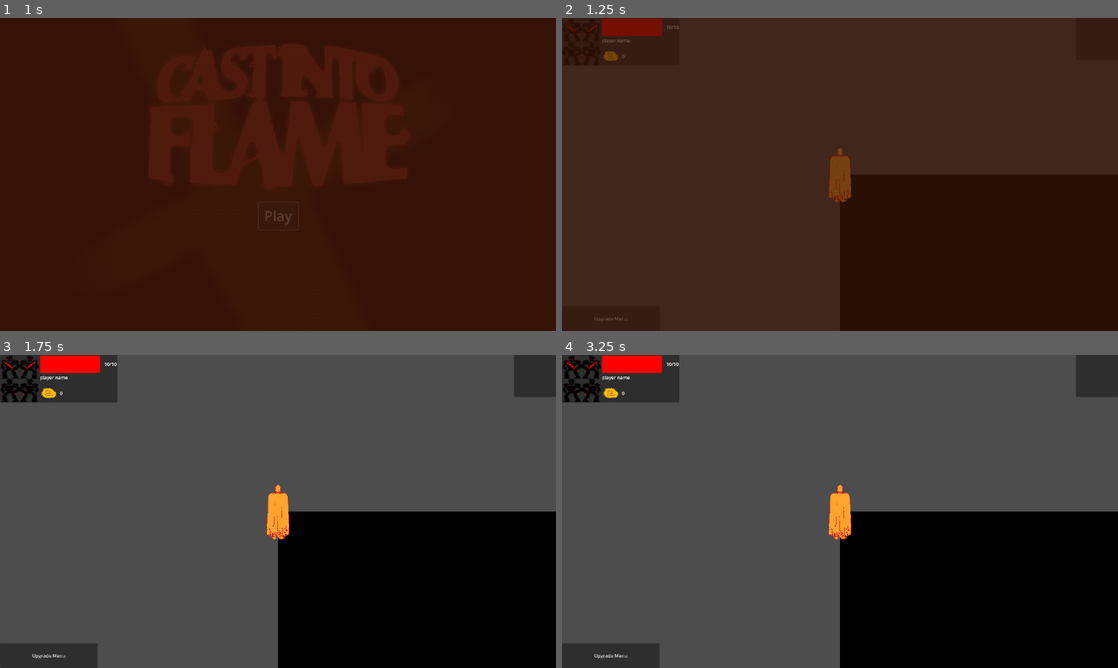
Above: before the commit, frames 1-4 (two rows, left to right).
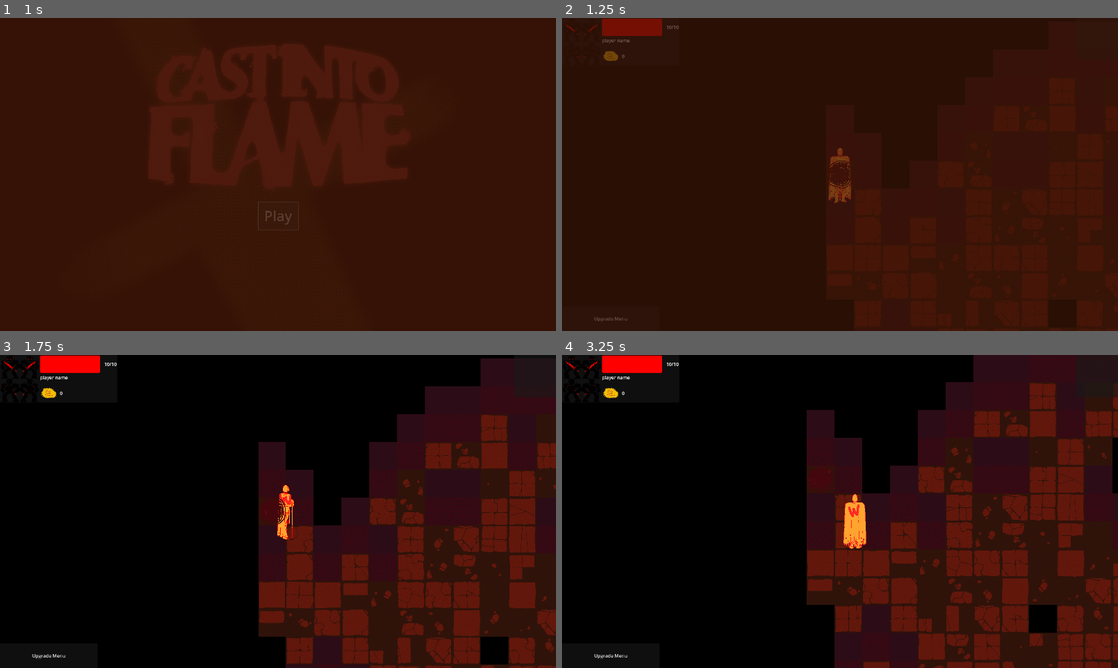
Above: after the commit, the same moments.

Repository: jible/capstone
Game: Godot game, scene res://scenes/testScenes/main_menu.tscn
Same seed, same stepped clock (60 frames per second), same inputs: the game is played once before the commit and once after it.
Inputs (mouse positions are in pixels of both pictures, inside the frame that each line leads up to):
- Up to frame 1 (1 s): click "Play" at 0.5 s
- Up to frame 2 (1.25 s): no input
- Up to frame 3 (1.75 s): move the mouse to (400, 495) at 1.27 s; hold Right (right) from 1.28 s (still down); hold Space (attack) from 1.28 s (still down)
- Up to frame 4 (3.25 s): move the mouse to (728, 527) at 2.02 s; release Right (right) at 2.03 s; release Space (attack) at 2.03 s; hold Down (down) 2.03-2.78 s; tap Space (attack) at 2.1 s; move the mouse to (895, 442) at 2.77 s; hold Right (right) from 2.78 s (still down); hold Space (attack) from 2.78 s (still down)

Frame 1 is identical in both runs. In frame 2, 10% of the frame differs, in the area x 47-100%, y 42-100%; in frame 3, 98%; in frame 4, 98%, in the area x 0-100%, y 0-100%.
Error before the commit: Parse Error: Cannot call non-static function "check_item()" on the class "Inventory" directly. Make an instance instead. (res://scripts/globals/upgrade_manager…

Commit message:
inventory global fix post merge

Diff:
--- a/scripts/globals/inventory.gd
+++ b/scripts/globals/inventory.gd
@@ -1,6 +1,5 @@
 extends Node2D
 
-class_name Inventory
 @export var speaker : AudioStreamPlayer2D
 var sfx = SoundManager
 var items = {}
Not shown: 1 places in scenes/prefabs/ui_elements/stat_upgrade_ui.tscn that only renumber resources
